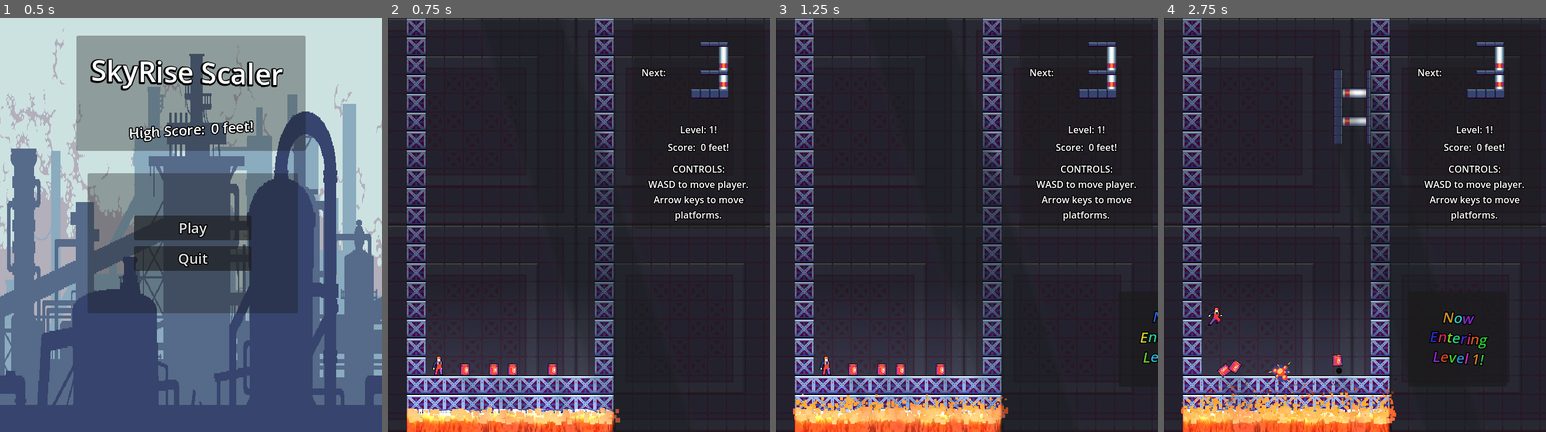
Above: before the commit, frames 1-4 (left to right).
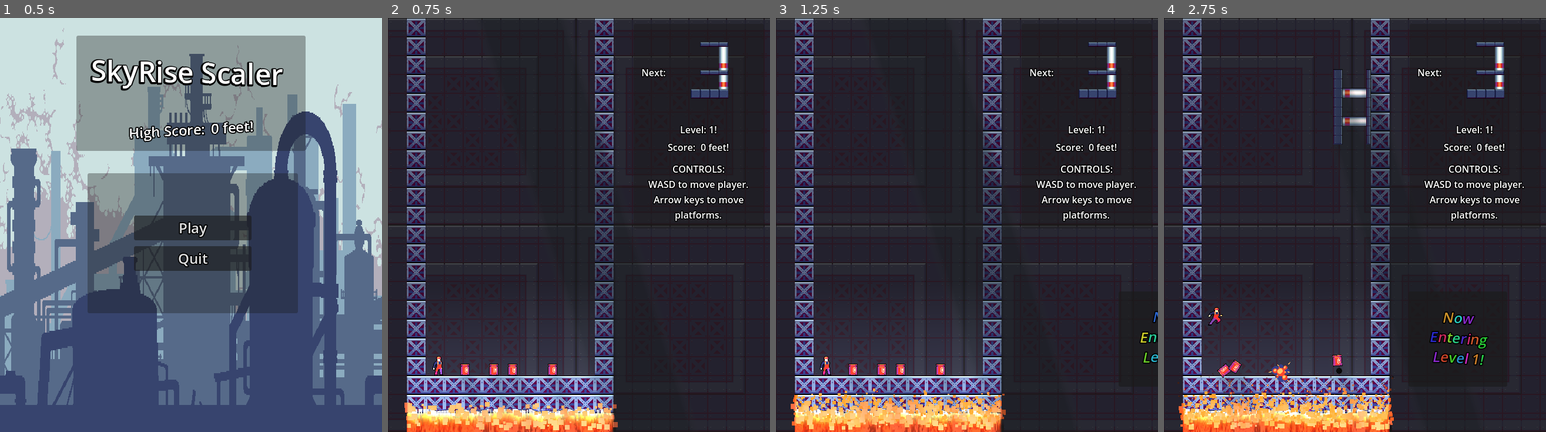
Above: after the commit, the same moments.

Repository: RexShipton/SkyRise-Scaler
Game: Godot game, scene res://scenes/main_menu.tscn
The game is run twice, just before and just after one commit, with the same random seed, the same clock (stepped at 60 frames per second) and the same inputs. Sound files missing from this copy of the repository are replaced by a short silence.
Inputs (mouse positions are in pixels of both pictures, inside the frame that each line leads up to):
- Up to frame 1 (0.5 s): no input
- Up to frame 2 (0.75 s): click "Play" at 0.5 s
- Up to frame 3 (1.25 s): no input
- Up to frame 4 (2.75 s): move the mouse to (1439, 204) at 1.27 s; hold Down (block_fast_fall) 1.28-2.03 s; hold Right (block_right) from 1.28 s (still down); tap W (character_jump) at 1.52, 2.27 s; move the mouse to (1278, 245) at 2.02 s; tap Up (block_rotate) at 2.1 s

Frame 1 is identical in both runs. In frame 2, 1.4% of the frame differs, in the area x 4-61%, y 92-100%; in frame 3, 2.3%; in frame 4, 2.9%, in the area x 3-61%, y 85-100%.
Error in both runs: Invalid operands 'float' and 'Nil' in operator '+'. (res://scenes/piece.gd:35)

Commit message:
Tweak fire

Diff:
--- a/new-game-project/cpu_fire.tscn
+++ b/new-game-project/cpu_fire.tscn
@@ -11,7 +11,7 @@
 [node name="CPUParticles2D" type="CPUParticles2D"]
 amount = 800
 emission_shape = 3
-emission_rect_extents = Vector2(180, 10)
+emission_rect_extents = Vector2(180, 20)
 direction = Vector2(0, -1)
 spread = 35.0
 gravity = Vector2(0, -65)
--- a/new-game-project/world.tscn
+++ b/new-game-project/world.tscn
@@ -137,7 +137,7 @@
 size = Vector2i(156, 156)
 
 [node name="CPUParticles2D" parent="." instance=ExtResource("9_nbjg6")]
-position = Vector2(212, 678)
+position = Vector2(208, 678)
 
 [node name="PointLight2D" type="PointLight2D" parent="."]
 position = Vector2(207.906, 578.888)
